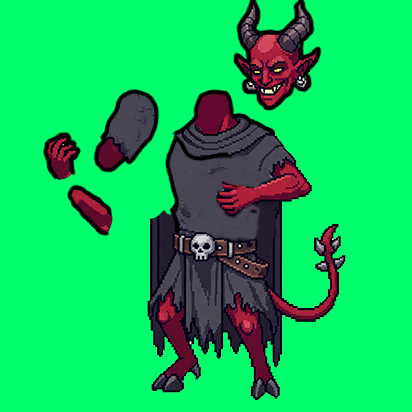
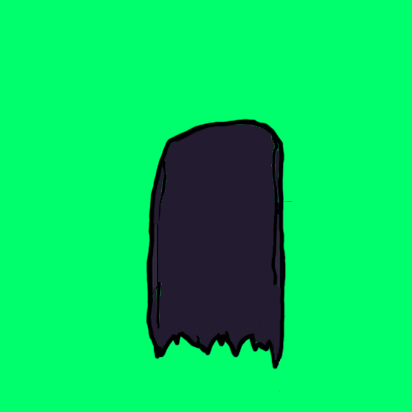
Two versions of the same layered image (412×412). Layer-by-layer changes:
hid "Camada 2" over [42, 131, 82, 180]
hid "Camada 3" over [67, 184, 113, 236]
hid "Camada 4" over [93, 89, 160, 174]
hid "Camada 5" over [228, 0, 322, 111]
painted on "Camada 0" over [113, 89, 346, 401]
